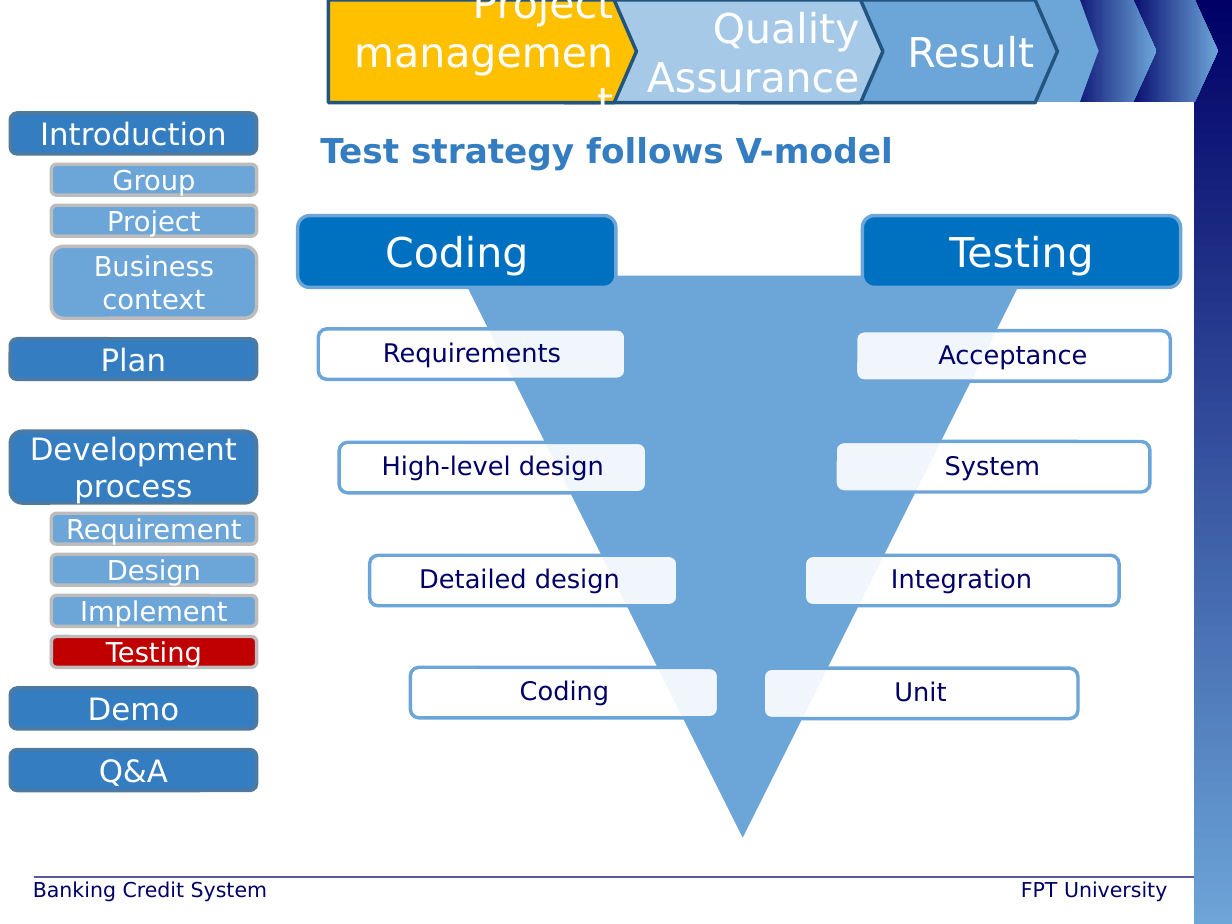
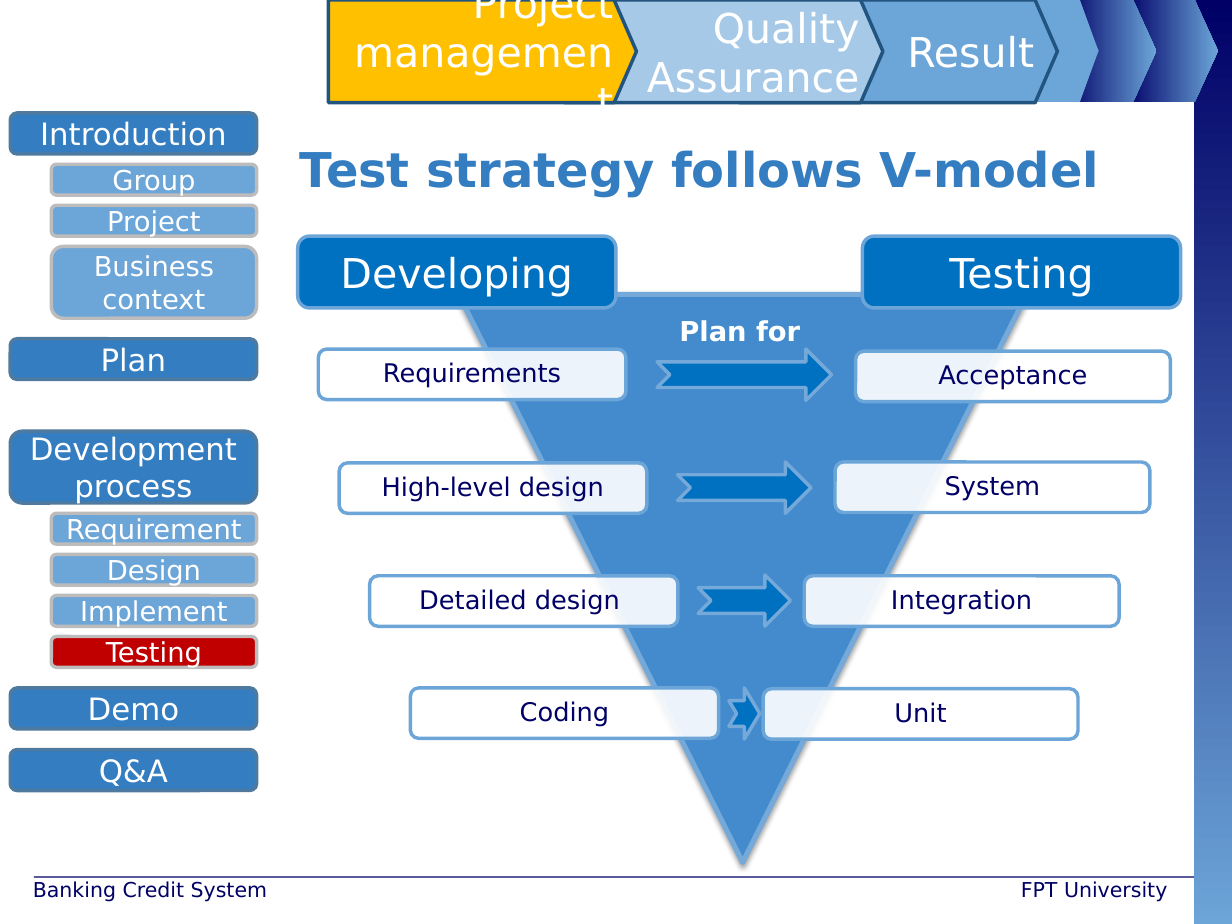
Before and after one commit to maily89/fbdm, a slide deck: slide 8 of Deliverables/FBD - slide - thaoptp.pptx (slide 9 before the commit). Drawn at 1232x924 pixels with LibreOffice and Linux fonts; fonts in the diff are those of the drawing; background and template pictures are left out. Boxes give left, top, right and bottom in pixels: in the first picture for what was removed or moved away, otherwise in the second. Text is boxed around its words. In the diff, an @@ line names an element or a change of style, - is before the commit and + after.

```diff
--- a/Deliverables/FBD - slide - thaoptp.pptx
+++ b/Deliverables/FBD - slide - thaoptp.pptx
@@ text "Test strategy follows V-model": place and size @@
-text "Test strategy follows V-model" at (320, 137, 893, 171)
+text "Test strategy follows V-model" at (300, 150, 1099, 198)
@@ text "Test strategy follows V-model" at (300, 150, 1099, 198): size 20 to 28 pt; more space between paragraphs @@
@@ 10 rounded rectangles, 8 texts, 1 triangle: place and size @@
-10 rounded rectangles, 8 texts, 1 triangle at (298, 216, 1180, 841)
+10 rounded rectangles, 8 texts, 1 triangle at (298, 237, 1180, 862)
@@ text in rounded rectangle at (340, 256, 572, 297): text changed @@
-Coding
+Developing
@@ triangle at (458, 294, 1026, 862): fill #6CA5D8 to #438BCD; outline #FFFFFF 2 pt to #74A9DA 3 pt; shadow on @@
@@ text added at (679, 320, 800, 342), 16 pt, text #FFFFFF, bold @@
+Plan for
@@ notched right arrow added at (657, 349, 832, 400), fill #0070C0, outline #74A9DA 2 pt @@
@@ notched right arrow added at (678, 462, 811, 514), fill #0070C0, outline #74A9DA 2 pt @@
@@ notched right arrow added at (699, 575, 791, 627), fill #0070C0, outline #74A9DA 2 pt @@
@@ notched right arrow added at (729, 687, 760, 739), fill #0070C0, outline #74A9DA 2 pt @@
```
Also in this commit, not shown: 1 other slide changed, 1 slide removed.
